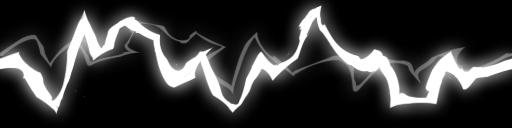
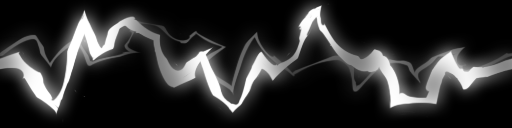
Before/after of a 512×128 layered artwork. What changed in the layer stack:
added layer "Layer 3" (52%) above "Layer 2" over [left=0, top=6, right=512, bottom=111]
